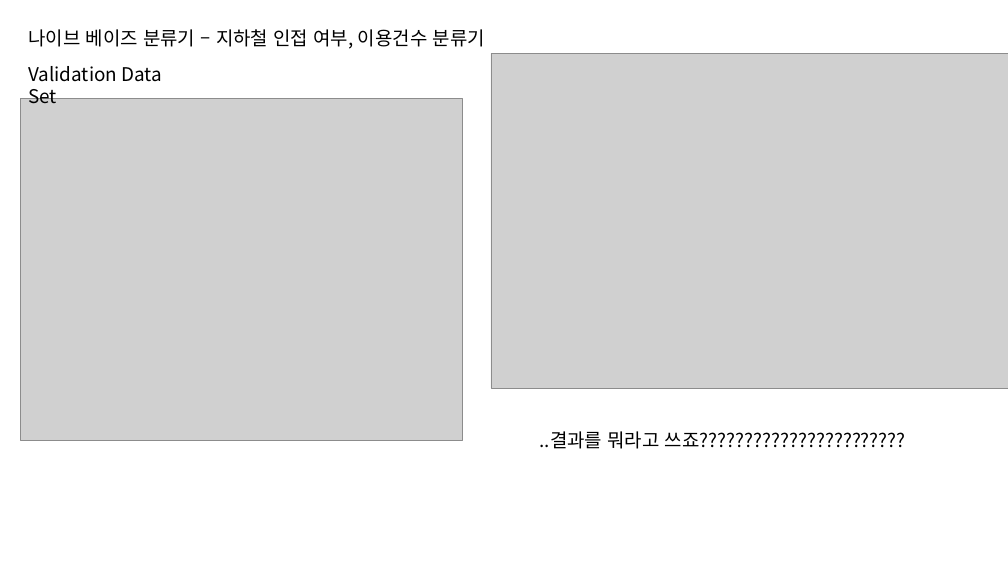
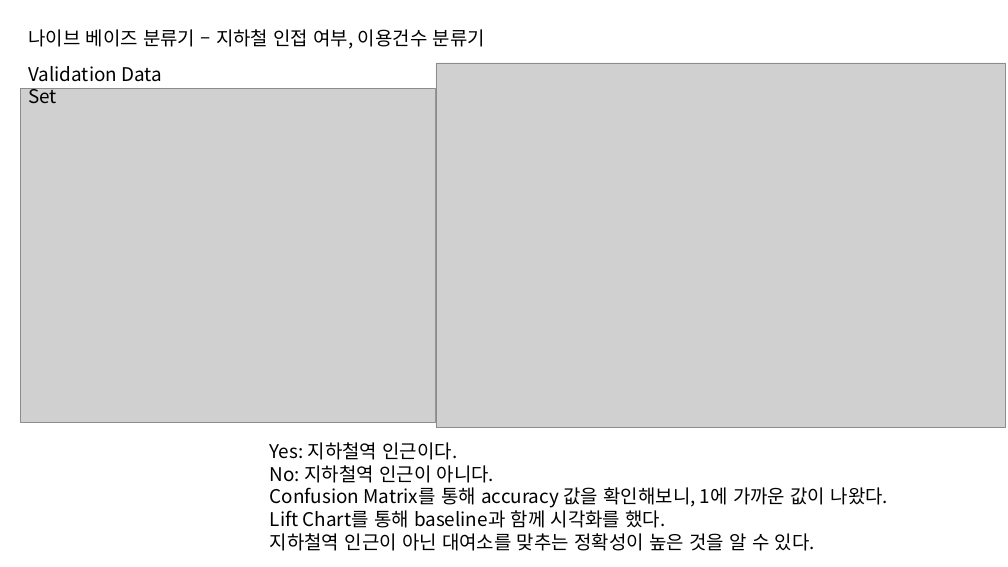
Before and after one commit to nyeoni/R-bike-analysis, a slide deck: slide 13 of FinalProject.pptx. Drawn at 1008x567 pixels with LibreOffice and Linux fonts; fonts in the diff are those of the drawing; grey boxes stand for pictures. Boxes give left, top, right and bottom in pixels: in the first picture for what was removed or moved away, otherwise in the second. Text is boxed around its words. In the diff, an @@ line names an element or a change of style, - is before the commit and + after.

```diff
--- a/FinalProject.pptx
+++ b/FinalProject.pptx
@@ picture: place and size @@
-picture at (21,98,462,440)
+picture at (21,88,436,422)
@@ picture: place and size @@
-picture at (491,54,1008,388)
+picture at (436,63,1006,427)
@@ text added at (270,442,888,551), 18 pt, text #000000 @@
+Yes: 지하철역 인근이다.
+No: 지하철역 인근이 아니다.
+Confusion Matrix를 통해 accuracy 값을 확인해보니, 1에 가까운 값이 나왔다.
+Lift Chart를 통해 baseline과 함께 시각화를 했다.
+지하철역 인근이 아닌 대여소를 맞추는 정확성이 높은 것을 알 수 있다.
@@ text removed at (540,431,906,449) @@
-..결과를 뭐라고 쓰죠???????????????????????
```
Also in this commit, not shown: 9 other slides changed, 3 slides added, 5 slides removed, 1 other file.
